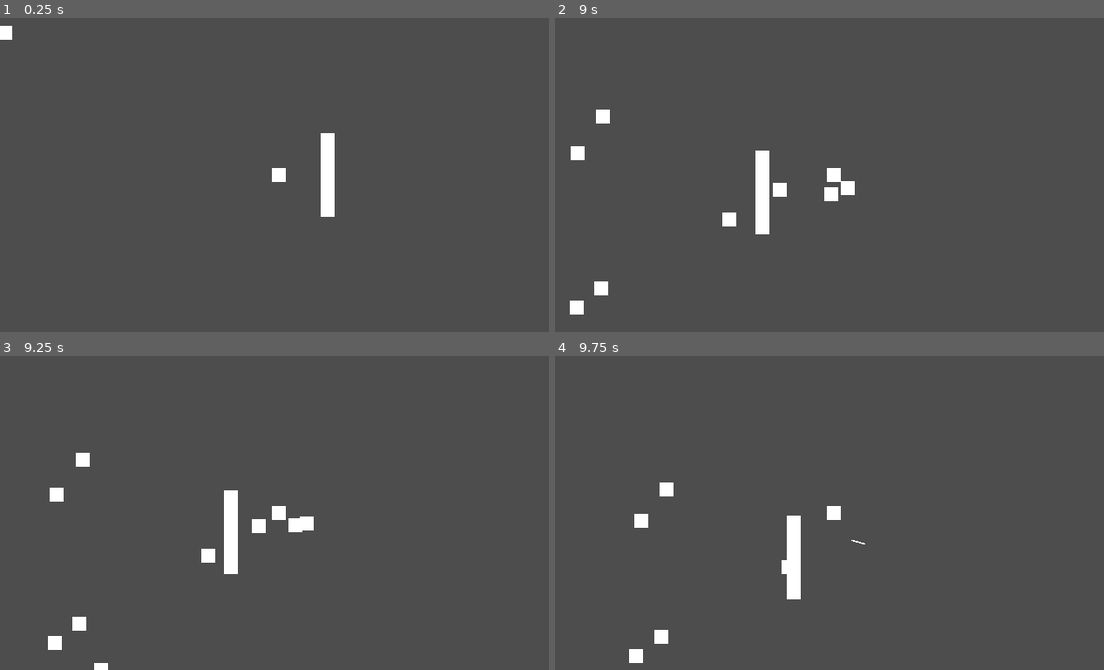
Above: before the commit, frames 1-4 (two rows, left to right).
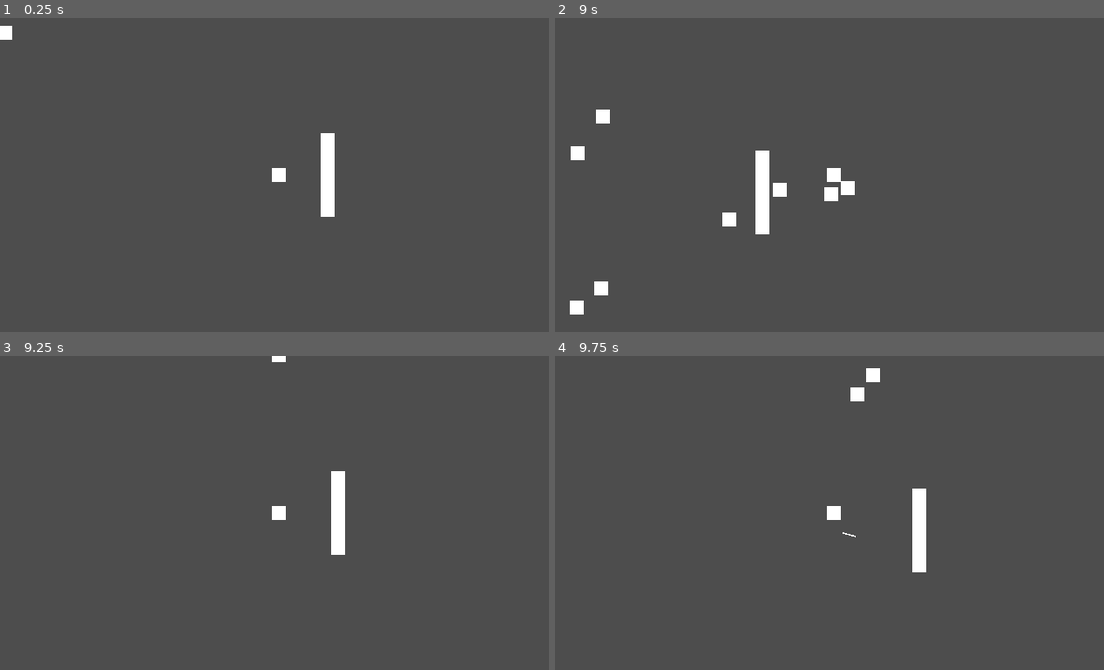
Above: after the commit, the same moments.

Repository: danilomacb/RAMter
Game: Godot game, scene res://Scenes/Game.tscn
Two runs of this game, one before a commit and one after it. Both use one fixed random seed, a clock stepped at 60 frames per second and the inputs below.
Inputs (mouse positions are in pixels of both pictures, inside the frame that each line leads up to):
- Up to frame 1 (0.25 s): no input
- Up to frame 2 (9 s): move the mouse to (955, 159) at 0.52 s; press the mouse at (955, 159) at 0.53 s; hold Right (MoveRight) 0.53-1.28 s; move the mouse to (719, 190) at 1.27 s; release the mouse at (719, 190) at 1.28 s; hold Down (MoveDown) 1.28-2.03 s; click (719, 190) at 1.35 s; move the mouse to (889, 105) at 2.02 s; press the mouse at (889, 105) at 2.03 s; hold Right (MoveRight) 2.03-2.78 s; move the mouse to (807, 237) at 2.77 s; release the mouse at (807, 237) at 2.78 s; hold Up (MoveUp) 2.78-3.53 s; click (807, 237) at 2.85 s; move the mouse to (999, 222) at 3.52 s; press the mouse at (999, 222) at 3.53 s; hold Left (MoveLeft) 3.53-5.03 s; move the mouse to (664, 127) at 4.27 s; release the mouse at (664, 127) at 4.28 s; click (664, 127) at 4.35 s; move the mouse to (862, 175) at 5.02 s; press the mouse at (862, 175) at 5.03 s; hold Down (MoveDown) 5.03-5.78 s; move the mouse to (752, 96) at 5.77 s; release the mouse at (752, 96) at 5.78 s; hold Right (MoveRight) 5.78-6.53 s; click (752, 96) at 5.85 s; move the mouse to (955, 159) at 6.52 s; press the mouse at (955, 159) at 6.53 s; hold Up (MoveUp) 6.53-7.28 s; move the mouse to (719, 190) at 7.27 s; release the mouse at (719, 190) at 7.28 s; hold Right (MoveRight) 7.28-8.03 s; click (719, 190) at 7.35 s; move the mouse to (889, 105) at 8.02 s; press the mouse at (889, 105) at 8.03 s; hold Down (MoveDown) 8.03-8.78 s; move the mouse to (807, 237) at 8.77 s; release the mouse at (807, 237) at 8.78 s; hold Left (MoveLeft) from 8.78 s (still down); click (807, 237) at 8.85 s
- Up to frame 3 (9.25 s): keep holding Left (MoveLeft)
- Up to frame 4 (9.75 s): move the mouse to (999, 560) at 9.52 s; release Left (MoveLeft) at 9.53 s; press the mouse at (999, 560) at 9.53 s; hold Up (MoveUp) from 9.53 s (still down)

Frames 1-2 are identical in both runs. In frame 3, 2.3% of the frame differs, in the area x 8-63%, y 0-100%; in frame 4, 2.1%.

Commit message:
using Hp script on player and reloading scene if player dies

Diff:
--- a/Prefabs/Enemy.tscn
+++ b/Prefabs/Enemy.tscn
@@ -7,8 +7,11 @@
 [sub_resource type="RectangleShape2D" id="RectangleShape2D_35s23"]
 size = Vector2(16, 16)
 
+[sub_resource type="RectangleShape2D" id="RectangleShape2D_r4riv"]
+size = Vector2(16, 16)
+
 [node name="Enemy" type="CharacterBody2D" groups=["Enemies"]]
-collision_layer = 9
+collision_layer = 13
 collision_mask = 4
 script = ExtResource("1_8tgep")
 moveSpeed = 50.0
@@ -23,4 +26,15 @@
 
 [node name="Hp" type="Node" parent="."]
 script = ExtResource("3_x3477")
+hpType = 1
 maxHp = 1.0
+
+[node name="Area2D" type="Area2D" parent="."]
+collision_mask = 16
+
+[node name="CollisionShape2D" type="CollisionShape2D" parent="Area2D"]
+position = Vector2(1, -1)
+shape = SubResource("RectangleShape2D_r4riv")
+debug_color = Color(0.984314, 0, 0.329412, 0.419608)
+
+[connection signal="body_entered" from="Area2D" to="." method="_on_area_2d_body_entered"]
--- a/Prefabs/Player.tscn
+++ b/Prefabs/Player.tscn
@@ -1,13 +1,14 @@
-[gd_scene load_steps=4 format=3 uid="uid://vcwf3q5q6m5r"]
+[gd_scene load_steps=5 format=3 uid="uid://vcwf3q5q6m5r"]
 
 [ext_resource type="Script" path="res://Scripts/PlayerController.gd" id="1_elqdo"]
 [ext_resource type="Texture2D" uid="uid://4ui5ascs6onu" path="res://Sprites/WhiteSquare.png" id="2_0ms6c"]
+[ext_resource type="Script" path="res://Scripts/Hp.gd" id="3_8bs0d"]
 
 [sub_resource type="RectangleShape2D" id="RectangleShape2D_s27x8"]
 size = Vector2(16, 16)
 
-[node name="Player" type="CharacterBody2D"]
-collision_layer = 4
+[node name="Player" type="CharacterBody2D" groups=["Player"]]
+collision_layer = 20
 script = ExtResource("1_elqdo")
 moveSpeed = 100.0
 
@@ -22,4 +23,8 @@
 
 [node name="Timer" type="Timer" parent="."]
 
+[node name="Hp" type="Node" parent="."]
+script = ExtResource("3_8bs0d")
+maxHp = 3.0
+
 [connection signal="timeout" from="Timer" to="." method="_on_timer_timeout"]
--- a/Scripts/Enemy.gd
+++ b/Scripts/Enemy.gd
@@ -5,3 +5,8 @@
 func _physics_process(delta):
 	var playerPos = get_node("/root/Game/Player").global_position
 	global_position = global_position.move_toward(playerPos, delta * moveSpeed)
+
+func _on_area_2d_body_entered(body):
+	print(body)
+	if body.is_in_group("Player"):
+		body.get_node("Hp").TakeDamage(1)
--- a/Scripts/Hp.gd
+++ b/Scripts/Hp.gd
@@ -1,5 +1,8 @@
 extends Node
 
+enum HpType {Player, Enemy}
+
+@export var hpType: HpType
 @export var maxHp: float
 
 var curHp
@@ -10,5 +13,8 @@
 func TakeDamage(damage):
 	curHp -= damage
 
-	if curHp <= 0:
+	if hpType == HpType.Player && curHp <= 0:
+		get_tree().reload_current_scene()
+
+	if hpType == HpType.Enemy && curHp <= 0:
 		get_parent().queue_free()
--- a/project.godot
+++ b/project.godot
@@ -59,6 +59,7 @@
 2d_physics/layer_2="PlayerArrow"
 2d_physics/layer_3="Enemy"
 2d_physics/layer_4="PlayerArrowHitbox"
+2d_physics/layer_5="EnemyHitbox"
 
 [rendering]
 
Not shown: 1 places in Prefabs/Enemy.tscn that only renumber resources
